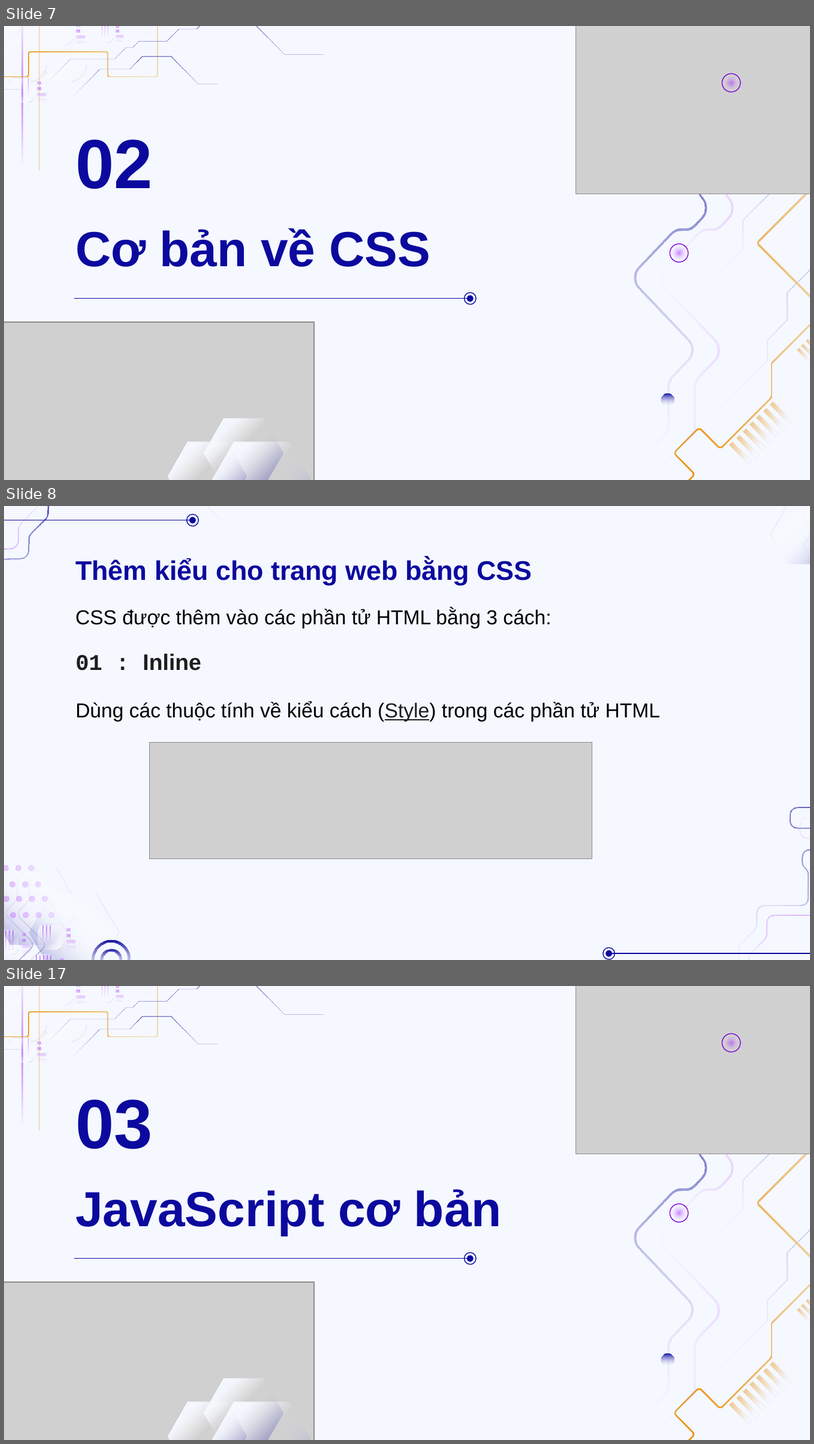
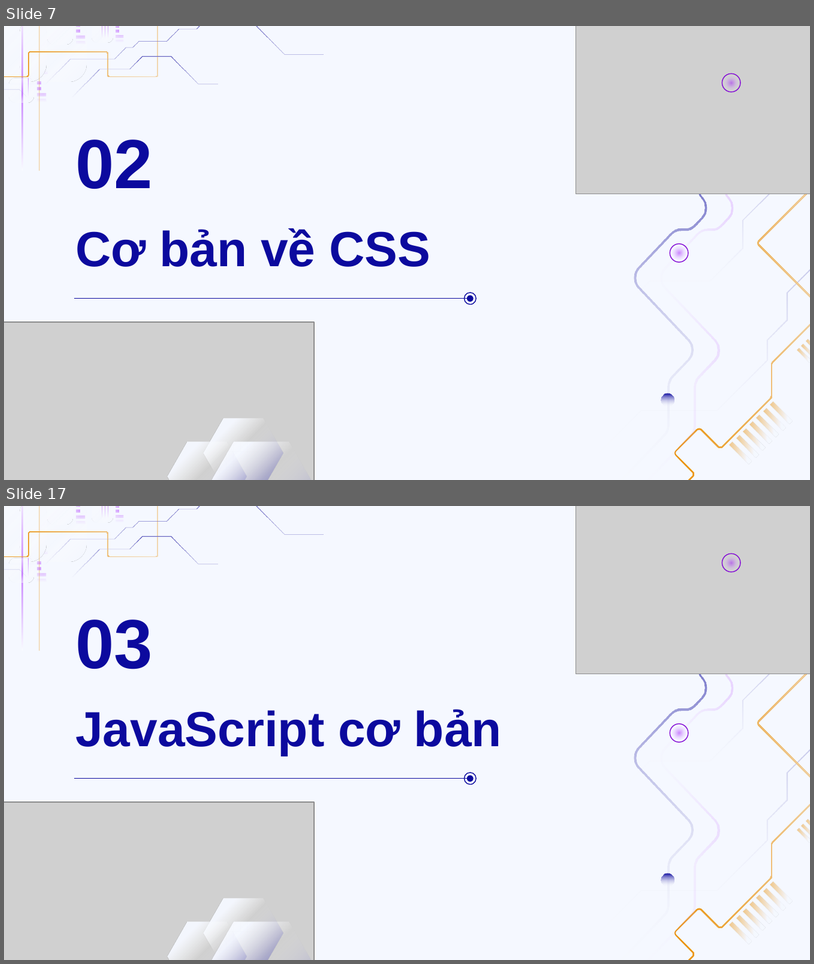
Before and after one commit to duongtrann02/music_app, a slide deck: Công-nghệ-Web.pptx. Shown one above the other, each under a label of ours: slides 7, 8 and 17 before the commit, slides 7 and 17 after it; the slides between them are not shown. The pictures are 814x1444 and 814x964 pixels, drawn with LibreOffice and Linux fonts; fonts in the diff are those of the drawing; grey boxes stand for pictures; background and template pictures are left out. Boxes give left, top, right and bottom in pixels: in the first picture for what was removed or moved away, otherwise in the second. Text is boxed around its words. In the diff, an @@ line names an element or a change of style, - is before the commit and + after.

```diff
--- a/Công-nghệ-Web.pptx
+++ b/Công-nghệ-Web.pptx
@@ slide 8 removed at (x1=4, y1=506, x2=810, y2=960), background #F5F8FF @@
@@ group removed at (x1=4, y1=506, x2=265, y2=690): 3 freeform shapes, 2 ellipses, 1 line @@
@@ freeform shape removed at (x1=771, y1=506, x2=810, y2=564) @@
@@ freeform shape removed at (x1=803, y1=506, x2=810, y2=544) @@
@@ freeform shape removed at (x1=804, y1=506, x2=810, y2=588) @@
@@ title removed at (x1=75, y1=559, x2=532, y2=585) @@
-Thêm kiểu cho trang web bằng CSS
@@ text removed at (x1=75, y1=609, x2=551, y2=628) @@
-CSS được thêm vào các phần tử HTML bằng 3 cách:
@@ subtitle removed at (x1=75, y1=654, x2=201, y2=670) @@
-01 : Inline
@@ subtitle removed at (x1=75, y1=701, x2=660, y2=721) @@
-Dùng các thuộc tính về kiểu cách (Style) trong các phần tử HTML
@@ picture removed at (x1=149, y1=742, x2=592, y2=858) @@
@@ group removed at (x1=4, y1=831, x2=131, y2=960): 32 freeform shapes @@
@@ group removed at (x1=603, y1=778, x2=810, y2=960): 2 freeform shapes, 2 ellipses, 1 line @@
```
Also in this commit, not shown: 10 slides changed, 11 slides added, 6 other slides removed, 8 other files.
